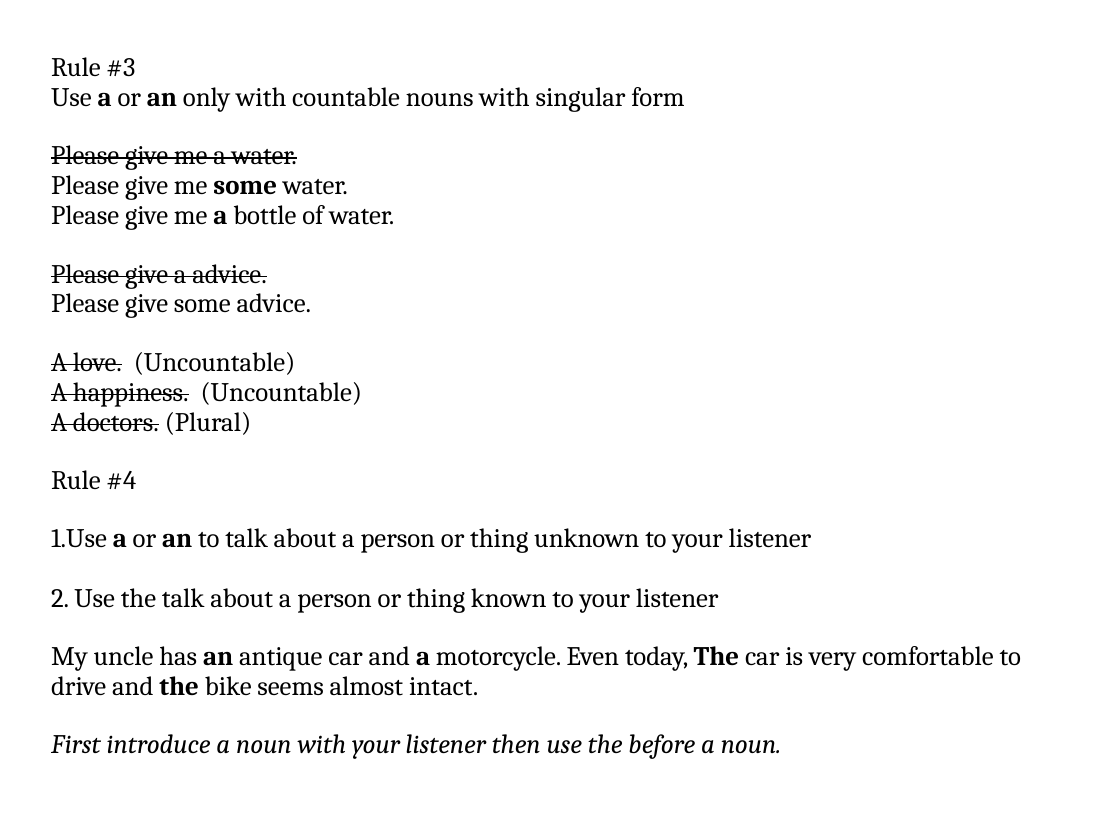
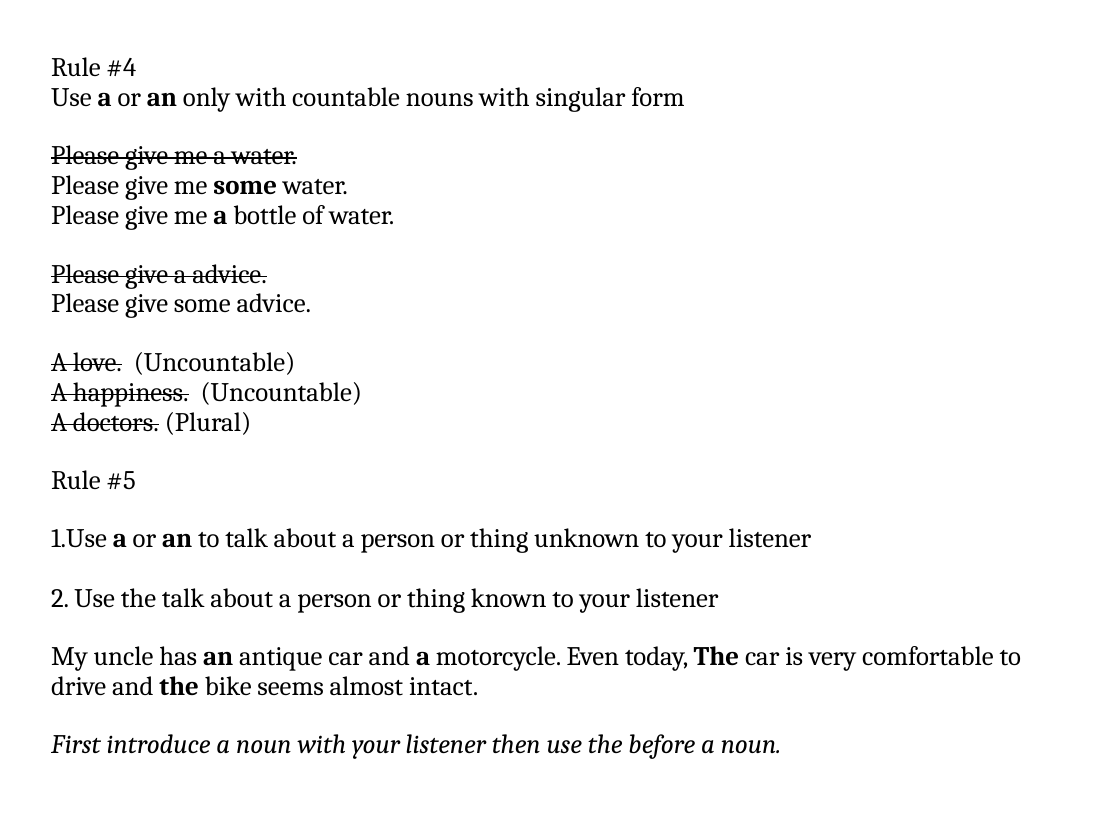
Before and after one commit to ADILp6/IBIT, a slide deck: slide 17 of Saturday_Monday_Wednesday/Class_7_18_February_2019/Lecture.pptx. Drawn at 1120x840 pixels with LibreOffice and Linux fonts; fonts in the diff are those of the drawing. Boxes give left, top, right and bottom in pixels: in the first picture for what was removed or moved away, otherwise in the second. Text is boxed around its words. In the diff, an @@ line names an element or a change of style, - is before the commit and + after.

```diff
--- a/Saturday_Monday_Wednesday/Class_7_18_February_2019/Lecture.pptx
+++ b/Saturday_Monday_Wednesday/Class_7_18_February_2019/Lecture.pptx
@@ text in free at bbox=[51, 57, 136, 77]: text changed @@
-Rule #3
+Rule #4
@@ text in free at bbox=[51, 470, 135, 490]: text changed @@
-Rule #4
+Rule #5
```
Also in this commit, not shown: 6 other slides changed, 1 slide removed, 1 other file.
